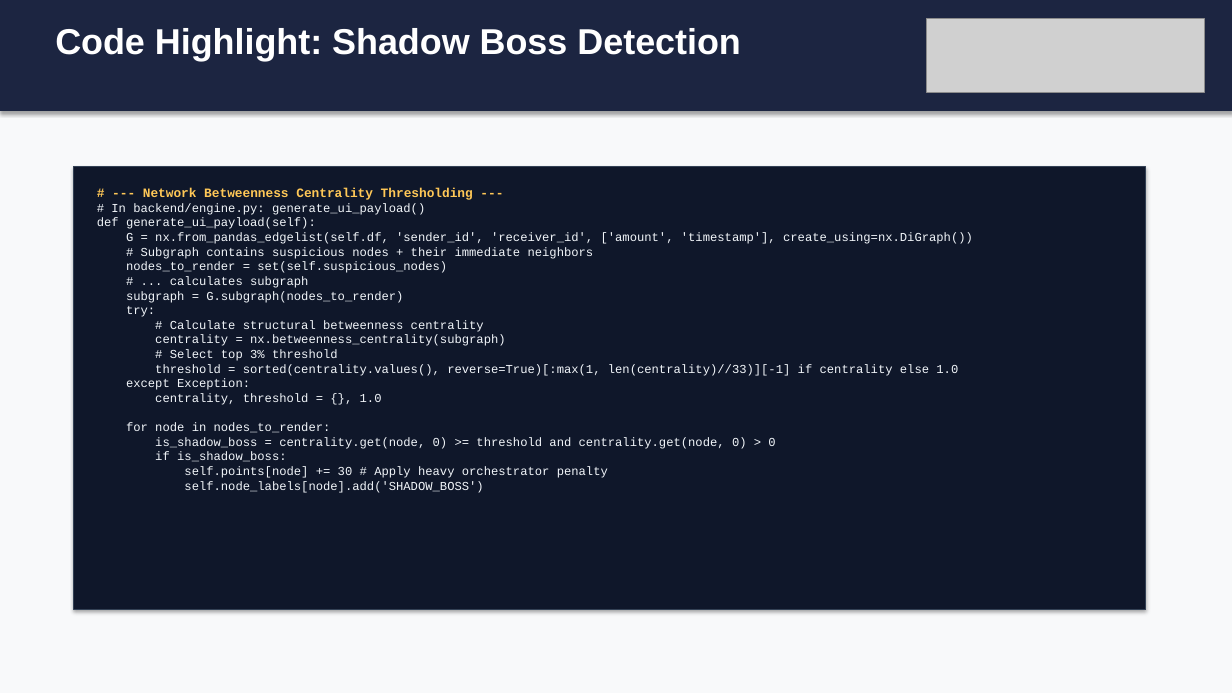
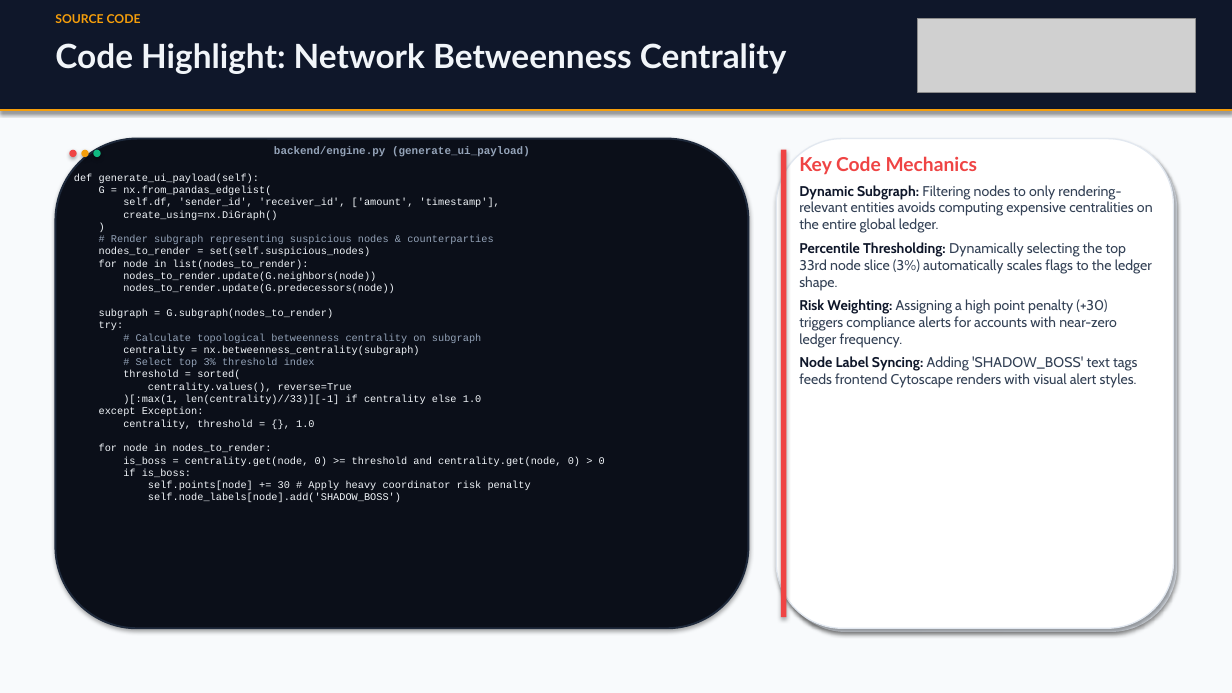
Before and after one commit to kirancodes-dev/financial-crime-graph-engine, a slide deck: slide 17 of backend/Fraud_Analysis_Presentation.pptx (slide 16 before the commit). Drawn at 1232x693 pixels with LibreOffice and Linux fonts; fonts in the diff are those of the drawing; grey boxes stand for pictures. Boxes give left, top, right and bottom in pixels: in the first picture for what was removed or moved away, otherwise in the second. Text is boxed around its words. In the diff, an @@ line names an element or a change of style, - is before the commit and + after.

Commit message:
docs: run document generator using custom beautiful presentation engine

```diff
--- a/backend/Fraud_Analysis_Presentation.pptx
+++ b/backend/Fraud_Analysis_Presentation.pptx
@@ background #F8F9FA to #F8FAFC @@
@@ rectangle at (x1=0, y1=0, x2=1232, y2=111): fill #1C2541 to #0F172A; outline #1C2541 0.75 pt to none @@
@@ text added at (x1=55, y1=14, x2=141, y2=23), 9.5 pt, text #F59E0B, bold @@
+SOURCE CODE
@@ picture moved from (x1=927, y1=18, x2=1204, y2=92) to (x1=918, y1=18, x2=1195, y2=92) @@
@@ text at (x1=55, y1=43, x2=786, y2=74): text changed; size 28 to 26 pt; font Arial to Lato; text colour #FFFFFF to #F1F5F9 @@
-Code Highlight: Shadow Boss Detection
+Code Highlight: Network Betweenness Centrality
@@ rectangle added at (x1=0, y1=109, x2=1232, y2=111), fill #F59E0B @@
@@ rounded rectangle added at (x1=55, y1=139, x2=749, y2=628), fill #0B0F19, outline #1E293B 1.5 pt @@
@@ text added at (x1=274, y1=146, x2=530, y2=157), 8.5 pt, text #94A3B8, bold @@
+backend/engine.py (generate_ui_payload)
@@ rounded rectangle added at (x1=776, y1=139, x2=1174, y2=628), fill #FFFFFF, outline #E2E8F0 1 pt @@
@@ rounded rectangle added at (x1=780, y1=142, x2=1177, y2=632), fill #E2E8F0 @@
@@ ellipse added at (x1=69, y1=150, x2=77, y2=157), fill #EF4444 @@
@@ text at (x1=74, y1=174, x2=420, y2=502): size 9.5 to 8 pt in "def generate_ui_payload(self):", "nodes_to_render = set(self.suspicious_nodes)", "subgraph = G.subgraph(nodes_to_render)", "try:" and 5 more places @@
@@ text "def generate_ui_payload(self):" moved from (x1=97, y1=188, x2=973, y2=493) to (x1=74, y1=174, x2=605, y2=502) @@
@@ rectangle removed at (x1=74, y1=166, x2=1146, y2=610) @@
@@ ellipse added at (x1=81, y1=150, x2=89, y2=157), fill #F59E0B @@
@@ ellipse added at (x1=93, y1=150, x2=101, y2=157), fill #10B981 @@
@@ rectangle added at (x1=781, y1=150, x2=787, y2=617), fill #EF4444 @@
@@ text added at (x1=799, y1=156, x2=1153, y2=388), 11 pt, text #334155 @@
+Key Code Mechanics
+Dynamic Subgraph: Filtering nodes to only rendering-relevant entities avoids computing expensive centralities on the entire global ledger.
+Percentile Thresholding: Dynamically selecting the top 33rd node slice (3%) automatically scales flags to the ledger shape.
+Risk Weighting: Assigning a high point penalty (+30) triggers compliance alerts for accounts with near-zero ledger frequency.
+Node Label Syncing: Adding 'SHADOW_BOSS' text tags feeds frontend Cytoscape renders with visual alert styles.
@@ text at (x1=99, y1=186, x2=500, y2=244): text changed; size 9.5 to 8 pt @@
-G = nx.from_pandas_edgelist(self.df, 'sender_id', 'receiver_id', ['amount', 'timestamp'], create_using=nx.DiGraph())
-# Subgraph contains suspicious nodes + their immediate neighbors
+G = nx.from_pandas_edgelist(
+self.df, 'sender_id', 'receiver_id', ['amount', 'timestamp'],
+create_using=nx.DiGraph()
+)
+# Render subgraph representing suspicious nodes & counterparties
@@ text at (x1=111, y1=188, x2=473, y2=215): paragraphs removed @@
-# --- Network Betweenness Centrality Thresholding ---
-# In backend/engine.py: generate_ui_payload()
@@ text at (x1=99, y1=260, x2=395, y2=293): text changed; size 9.5 to 8 pt @@
-# ... calculates subgraph
+for node in list(nodes_to_render):
+nodes_to_render.update(G.neighbors(node))
+nodes_to_render.update(G.predecessors(node))
@@ text at (x1=123, y1=358, x2=481, y2=404): text changed; size 9.5 to 8 pt @@
-# Select top 3% threshold
-threshold = sorted(centrality.values(), reverse=True)[:max(1, len(centrality)//33)][-1] if centrality else 1.0
+# Select top 3% threshold index
+threshold = sorted(
+centrality.values(), reverse=True
+)[:max(1, len(centrality)//33)][-1] if centrality else 1.0
@@ text at (x1=136, y1=334, x2=481, y2=343): text changed; size 9.5 to 8 pt; text colour #F1F5F9 to #94A3B8 @@
-# Calculate structural betweenness centrality
+# Calculate topological betweenness centrality on subgraph
@@ text at (x1=123, y1=456, x2=605, y2=490): text changed; size 9.5 to 8 pt @@
-is_shadow_boss = centrality.get(node, 0) >= threshold and centrality.get(node, 0) > 0
-if is_shadow_boss:
-self.points[node] += 30 # Apply heavy orchestrator penalty
+is_boss = centrality.get(node, 0) >= threshold and centrality.get(node, 0) > 0
+if is_boss:
+self.points[node] += 30 # Apply heavy coordinator risk penalty
```
Also in this commit, not shown: 5 other slides changed, 18 slides added, 14 slides removed, 4 other files.
